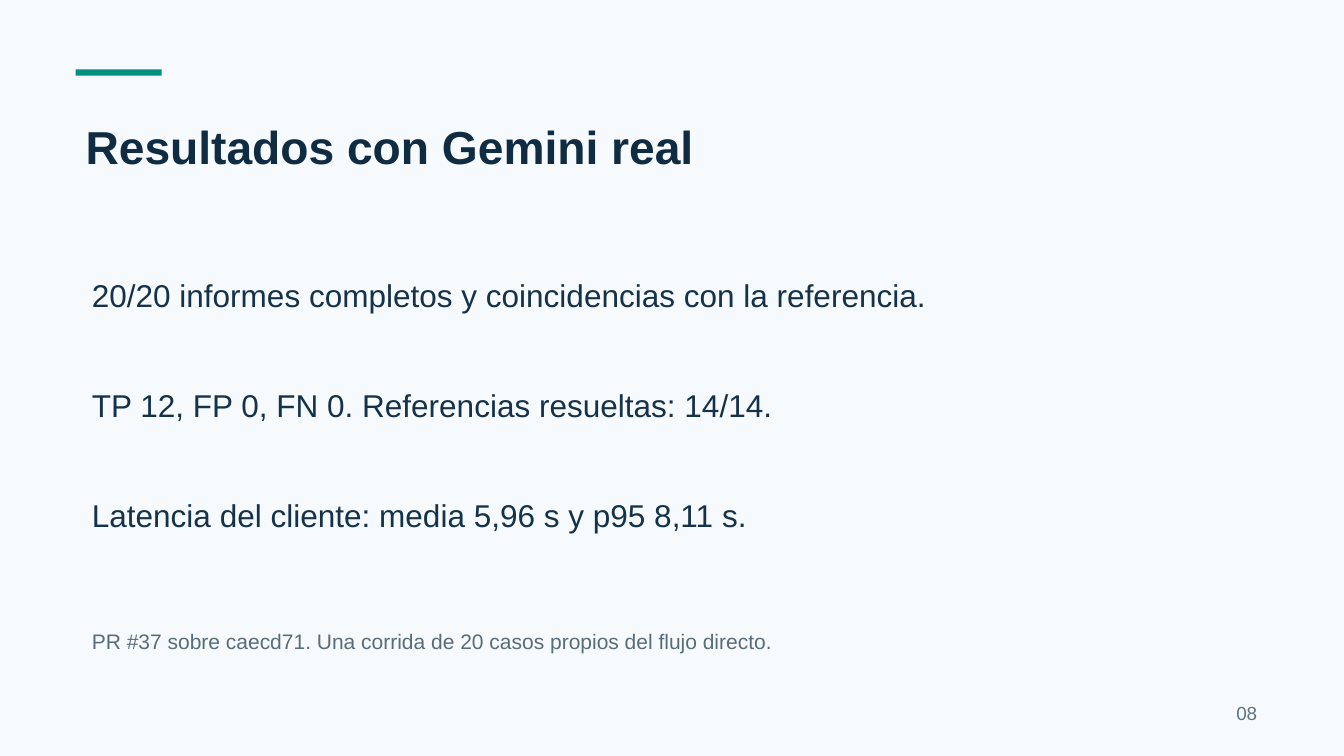
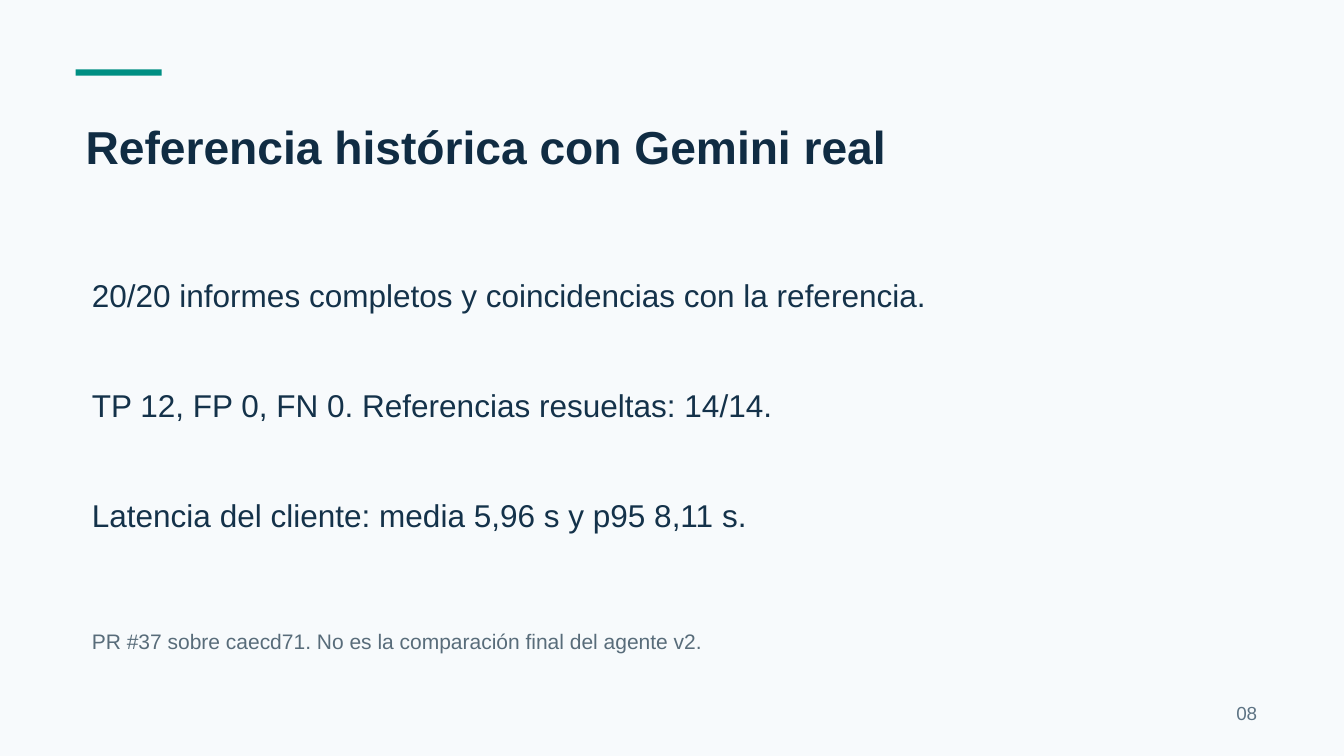
Before and after one commit to Christian-gv-01/revisor-inteligente-codigo, a slide deck: slide 8 of docs/presentacion/CODEGUARD-borrador-12-minutos.pptx. Drawn at 1344x756 pixels with LibreOffice and Linux fonts; fonts in the diff are those of the drawing. Boxes give left, top, right and bottom in pixels: in the first picture for what was removed or moved away, otherwise in the second. Text is boxed around its words. In the diff, an @@ line names an element or a change of style, - is before the commit and + after.

Commit message:
docs: revisar agente v2 y presupuesto con trazabilidad y sustentacion

```diff
--- a/docs/presentacion/CODEGUARD-borrador-12-minutos.pptx
+++ b/docs/presentacion/CODEGUARD-borrador-12-minutos.pptx
@@ text at [86, 130, 886, 165]: text changed @@
-Resultados con Gemini real
+Referencia histórica con Gemini real
@@ text at [92, 633, 702, 654]: text changed @@
-PR #37 sobre caecd71. Una corrida de 20 casos propios del flujo directo.
+PR #37 sobre caecd71. No es la comparación final del agente v2.
```
Also in this commit, not shown: 3 other slides changed, 3 slides added, 3 slides removed, 17 other files.
